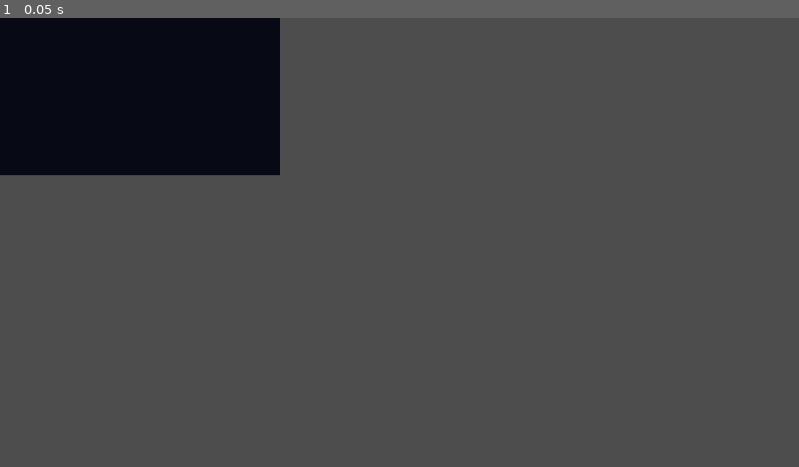
Above: before the commit, frame 1.
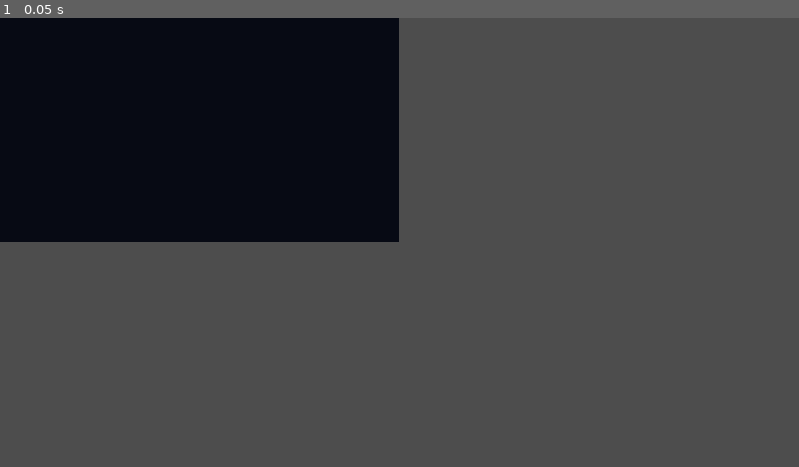
Above: after the commit, the same moment.

Repository: guillaume-leo/Swrm
Game: Godot game, scene res://Main.tscn
Same seed, same stepped clock (60 frames per second), same inputs: the game is played once before the commit and once after it.
Inputs:
- Up to frame 1 (0.05 s): no input

The runs differ from the first frame. In frame 1, 13% of the frame differs, in the area x 0-50%, y 0-50%.
Error in both runs: Cannot call method 'texture_create' on a null value. (res://compute_shader_plus/uniforms/image_uniform.gd:18)

Commit message:
Enhance trail map functionality: add trail deposit buffer and update compute shader for trail accumulation

Diff:
--- a/Main.tscn
+++ b/Main.tscn
@@ -8,4 +8,4 @@
 script = ExtResource("1_abc123")
 particle_count = 4
 display_mode = 1
-trail_map_scale = 0.35
+trail_map_scale = 0.5
--- a/renderer/Renderer.gd
+++ b/renderer/Renderer.gd
@@ -32,6 +32,7 @@
 var output_uniform: SharedImageUniform
 var trail_map_uniform: ImageUniform
 var trail_map_output_uniform: SharedImageUniform
+var trail_deposit_uniform: StorageBufferUniform
 var particle_uniform: StorageBufferUniform
 var compute: ComputeHelper
 var update_compute: ComputeHelper
@@ -90,11 +91,12 @@
 	output_uniform = SharedImageUniform.create(input_uniform)
 	trail_map_uniform = ImageUniform.create(trail_initial_image)
 	trail_map_output_uniform = SharedImageUniform.create(trail_map_uniform)
+	trail_deposit_uniform = StorageBufferUniform.create(_build_trail_deposit_bytes())
 
 	particle_uniform = StorageBufferUniform.create(_build_particle_bytes(0.0))
 	compute = ComputeHelper.create("res://shaders/compute_particles.glsl")
 	update_compute = ComputeHelper.create("res://shaders/update_particles.glsl")
-	compute.add_uniform_array([input_uniform, output_uniform, particle_uniform, trail_map_output_uniform])
+	compute.add_uniform_array([input_uniform, output_uniform, particle_uniform, trail_map_output_uniform, trail_deposit_uniform])
 	update_compute.add_uniform(particle_uniform)
 
 	_run_frame()
@@ -113,7 +115,7 @@
 func _build_particle_bytes(_time_offset: float) -> PackedByteArray:
 	var data := PackedFloat32Array()
 	for i in range(particle_count):
-		var position := Vector2(
+		var particle_position := Vector2(
 			randi_range(0, texture_size.x - 1),
 			randi_range(0, texture_size.y - 1)
 		)
@@ -121,8 +123,14 @@
 			randf_range(-1.5, 1.5),
 			randf_range(-1.5, 1.5)
 		)
-		data.append_array([position.x, position.y, velocity.x, velocity.y])
+		data.append_array([particle_position.x, particle_position.y, velocity.x, velocity.y])
 	return data.to_byte_array()
+
+func _build_trail_deposit_bytes() -> PackedByteArray:
+	var deposit_count := trail_map_size.x * trail_map_size.y
+	var data := PackedByteArray()
+	data.resize(deposit_count * 4)
+	return data
 
 func _run_frame() -> void:
 	if particle_uniform == null or compute == null or update_compute == null or output_uniform == null:
Not shown, changed: shaders/compute_particles.glsl
